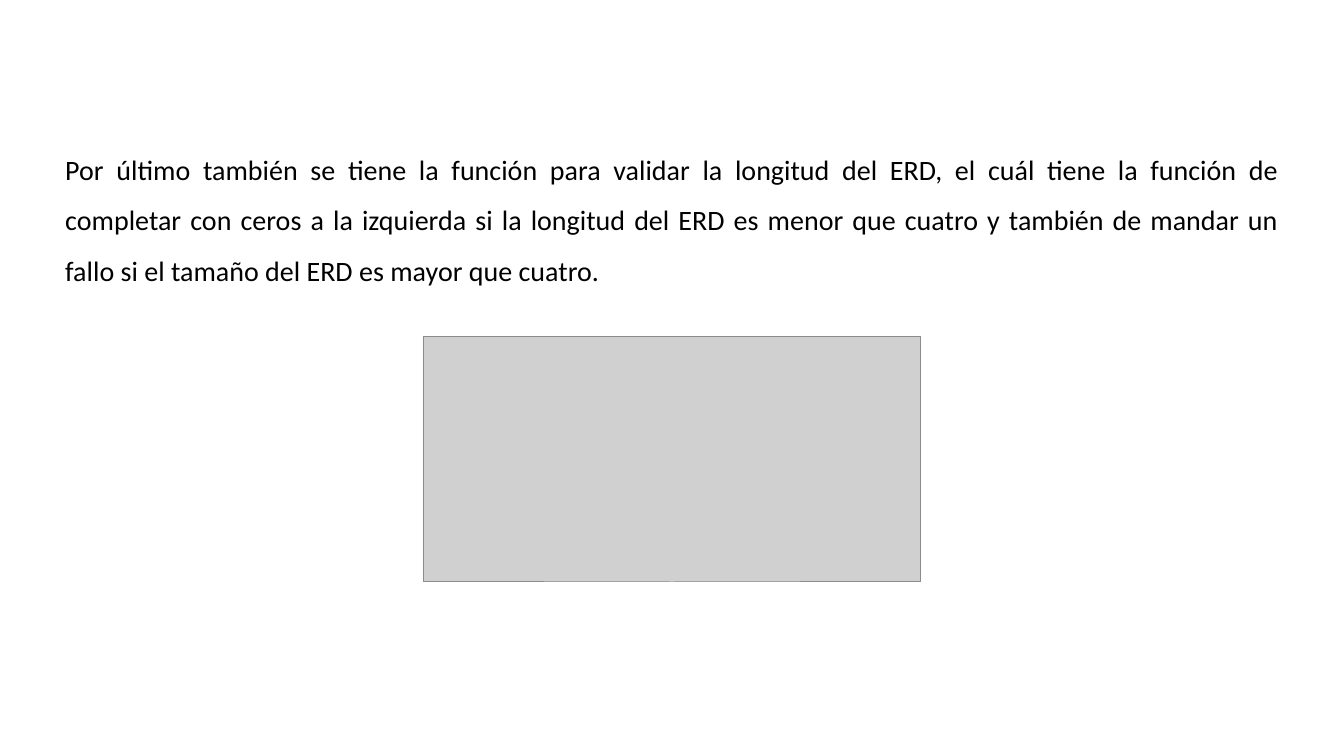
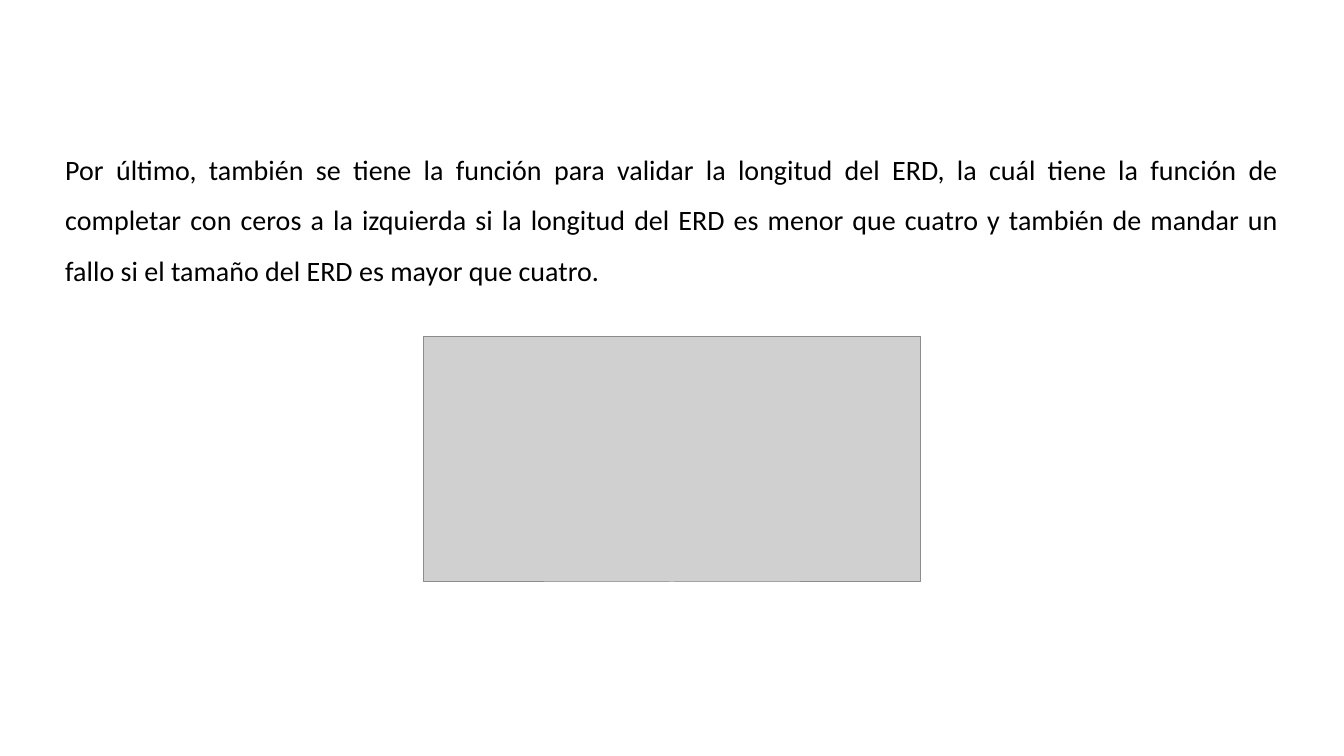
Before and after one commit to LeonelNieto/Serial-GEA, a slide deck: slide 14 of GEA3 Python.pptx. Drawn at 1344x756 pixels with LibreOffice and Linux fonts; fonts in the diff are those of the drawing; grey boxes stand for pictures; background and template pictures are left out. Boxes give left, top, right and bottom in pixels: in the first picture for what was removed or moved away, otherwise in the second. Text is boxed around its words. In the diff, an @@ line names an element or a change of style, - is before the commit and + after.

```diff
--- a/GEA3 Python.pptx
+++ b/GEA3 Python.pptx
@@ text at [65, 160, 1278, 286]: text changed @@
-Por último también se tiene la función para validar la longitud del ERD, el cuál tiene la función de completar con ceros a la izquierda si la longitud del ERD es menor que cuatro y también de mandar un fallo si el tamaño del ERD es mayor que cuatro.
+Por último, también se tiene la función para validar la longitud del ERD, la cuál tiene la función de completar con ceros a la izquierda si la longitud del ERD es menor que cuatro y también de mandar un fallo si el tamaño del ERD es mayor que cuatro.
```
Also in this commit, not shown: 2 other files.
